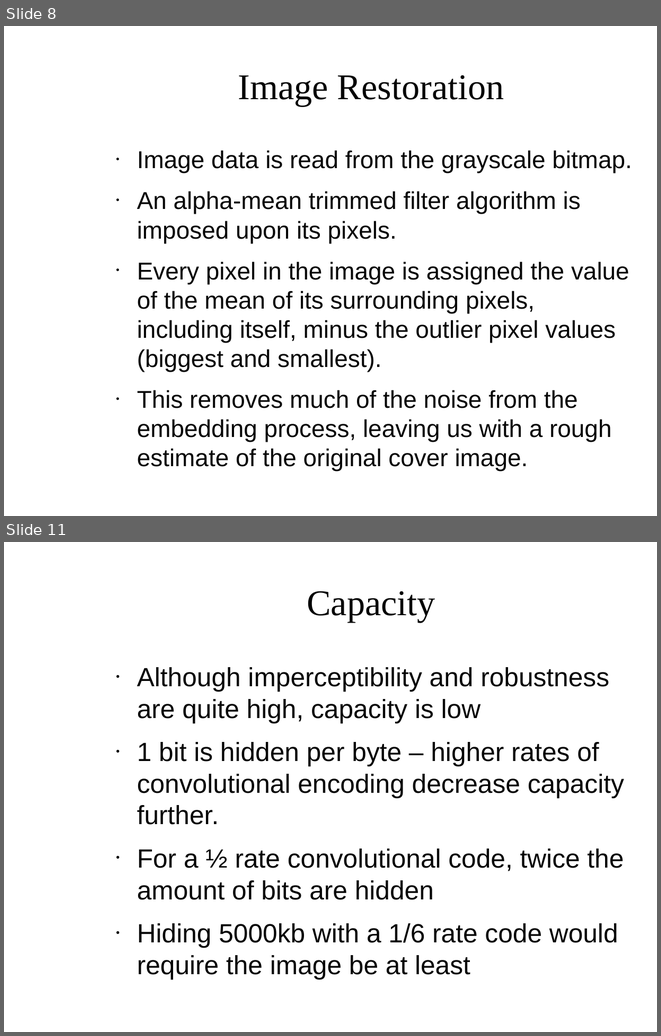
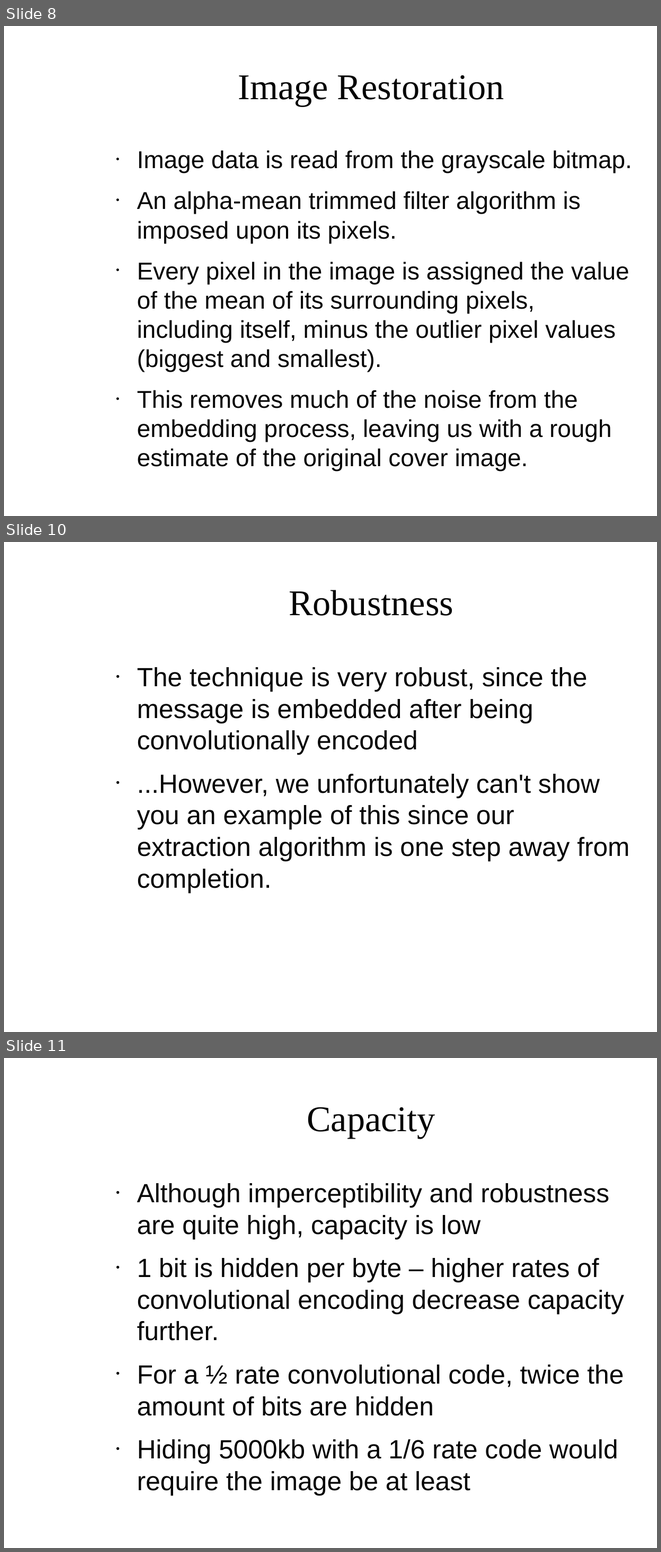
Before and after one commit to PySean/VisualStegano, a slide deck: final_thing/Stego_Presentation.odp. Shown one above the other, each under a label of ours: slides 8 and 11 before the commit, slides 8, 10 and 11 after it; the slides between them are not shown. The pictures are 661x1036 and 661x1552 pixels, drawn with LibreOffice and Linux fonts; fonts in the diff are those of the drawing; background and template pictures are left out. Boxes give left, top, right and bottom in pixels: in the first picture for what was removed or moved away, otherwise in the second. Text is boxed around its words. In the diff, an @@ line names an element or a change of style, - is before the commit and + after.

```diff
--- a/final_thing/Stego_Presentation.odp
+++ b/final_thing/Stego_Presentation.odp
@@ slide 10 added at (x1=4, y1=542, x2=657, y2=1032), background picture (left out) @@
@@ title added at (x1=289, y1=590, x2=453, y2=616), 44 pt, text #050505 @@
+Robustness
@@ text added at (x1=137, y1=667, x2=629, y2=892), 32 pt, text #050505 @@
+● The technique is very robust, since the message is embedded after being convolutionally encoded
+● ...However, we unfortunately can't show you an example of this since our extraction algorithm is one step away from completion.
```
Also in this commit, not shown: 1 slide changed, 2 slides removed, 5 other files.
